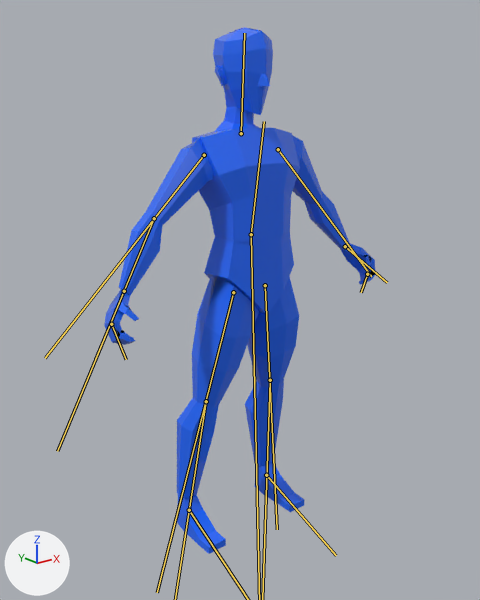
What one commit did to the glTF model assets/models/human_animated.glb.
The view is the same before and after, from a camera (50 mm lens) standing at (-1.429, -1.765, 1.61) and looking at (-0.013, 0.005, 0.902). Arrows for +X, +Y and +Z are at lower left; the lights stay in place. The older version comes first. The bones that change are drawn over the model as lines.

Objects in the first picture: 'PS1'.
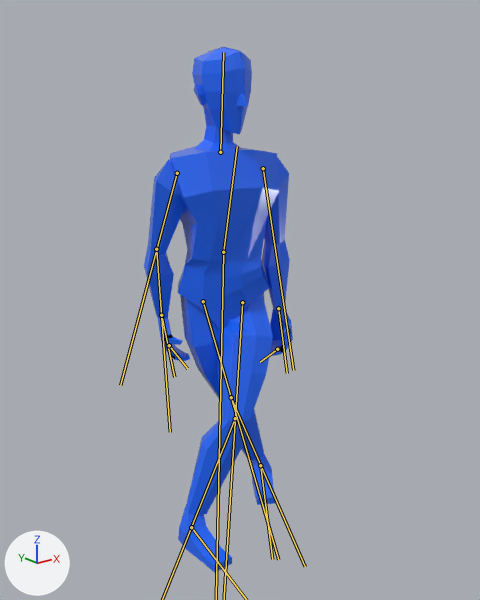
The newer file adds an action. The first version stands in its rest pose; the second is drawn at frame 12 of the action 'WalkSidewaysR'.

Location of each change, [x1, y1, x2, y2] in pixels of the pictures (480 x 600 px):
```json
{"object": "PS1", "change": "posed", "before": [104, 27, 376, 554], "after": [144, 47, 293, 573], "on screen": "45% narrower"}
{"bone": "DEF_SPINE", "before": "(251, 234) to (264, 121)", "after": "(223, 252) to (237, 146)"}
{"bone": "DEF_NECK", "before": "(241, 133) to (244, 33)", "after": "(220, 152) to (223, 52)"}
{"bone": "DEF_ARM.L", "before": "(278, 149) to (371, 276)", "after": "(263, 168) to (293, 370)"}
{"bone": "DEF_HAND.L", "before": "(345, 246) to (387, 282)", "after": "(278, 308) to (287, 373)"}
{"bone": "DEF_FINGERS_02.L", "before": "(367, 274) to (361, 292)", "after": "(277, 349) to (260, 362)"}
{"bone": "DEF_ARM.R", "before": "(204, 155) to (45, 358)", "after": "(177, 173) to (120, 385)"}
{"bone": "DEF_FOREARM.R", "before": "(154, 218) to (57, 451)", "after": "(156, 249) to (170, 432)"}
{"bone": "DEF_HAND.R", "before": "(124, 291) to (95, 359)", "after": "(161, 315) to (174, 377)"}
{"bone": "DEF_FINGERS_01.R", "before": "(111, 324) to (126, 359)", "after": "(169, 345) to (187, 368)"}
{"bone": "DEF_LEG.R", "before": "(233, 292) to (157, 592)", "after": "(203, 301) to (278, 559)"}
```

Edits to the scene script, one JSON object a line:
```json
{"block": "bone_def_hips", "where": "bone_def_hips = bpy.data.objects['Armature_PS1'].pose.bones['DEF_HIPS']  # child of 'ROOT'"}
{"op": "set", "path": "bone_def_hips.location", "old": "(0.0, 0.0, 0.0)", "new": "(-0.2, 0.18, 0.22)"}
{"op": "set", "path": "bone_def_hips.rotation_quaternion", "old": "(1.0, 0.0, 0.0, 0.0)", "new": "(0.938, 0.076, 0.338, 0.004)", "note": "degrees (0, 0, 0) -> degrees (11, 39, 4)"}
{"block": "bone_def_spine", "where": "bone_def_spine = bpy.data.objects['Armature_PS1'].pose.bones['DEF_SPINE']  # child of 'ROOT'"}
{"op": "set", "path": "bone_def_spine.location", "old": "(0.0, 0.0, 0.0)", "new": "(0.2, -0.22, 0.17)"}
{"op": "set", "path": "bone_def_spine.rotation_quaternion", "old": "(1.0, 0.0, 0.0, 0.0)", "new": "(0.993, -0.062, -0.1, -0.023)", "note": "degrees (0, 0, 0) -> degrees (-7, -12, -2)"}
{"block": "bone_def_neck", "where": "bone_def_neck = bpy.data.objects['Armature_PS1'].pose.bones['DEF_NECK']  # child of 'DEF_CHEST'"}
{"op": "set", "path": "bone_def_neck.rotation_quaternion", "old": "(1.0, 0.0, 0.0, 0.0)", "new": "(0.993, 0.062, 0.102, 0.013)", "note": "degrees (0, 0, 0) -> degrees (7, 12, 2)"}
{"block": "bone_def_arm_l", "where": "bone_def_arm_l = bpy.data.objects['Armature_PS1'].pose.bones['DEF_ARM.L']  # child of 'DEF_SHOULDER.L'"}
{"op": "set", "path": "bone_def_arm_l.rotation_quaternion", "old": "(1.0, 0.0, 0.0, 0.0)", "new": "(0.952, 0.297, 0.015, 0.067)", "note": "degrees (0, 0, 0) -> degrees (35, -1, 8)"}
{"block": "bone_def_hand_l", "where": "bone_def_hand_l = bpy.data.objects['Armature_PS1'].pose.bones['DEF_HAND.L']  # child of 'DEF_FOREARM.L'"}
{"op": "set", "path": "bone_def_hand_l.rotation_quaternion", "old": "(1.0, 0.0, 0.0, 0.0)", "new": "(0.995, 0.097, -0.019, -0.002)", "note": "degrees (0, 0, 0) -> degrees (11, -2, 0)"}
{"block": "bone_def_fingers_02_l", "where": "bone_def_fingers_02_l = bpy.data.objects['Armature_PS1'].pose.bones['DEF_FINGERS_02.L']  # child of 'DEF_FINGERS_01.L'"}
{"op": "set", "path": "bone_def_fingers_02_l.rotation_quaternion", "old": "(1.0, 0.0, 0.0, 0.0)", "new": "(0.993, 0.0, 0.0, 0.118)", "note": "degrees (0, 0, 0) -> degrees (0, 0, 14)"}
{"block": "bone_def_arm_r", "where": "bone_def_arm_r = bpy.data.objects['Armature_PS1'].pose.bones['DEF_ARM.R']  # child of 'DEF_SHOULDER.R'"}
{"op": "set", "path": "bone_def_arm_r.rotation_quaternion", "old": "(1.0, 0.0, 0.0, 0.0)", "new": "(0.961, 0.274, 0.019, 0.027)", "note": "degrees (0, 0, 0) -> degrees (32, 1, 4)"}
{"block": "bone_def_forearm_r", "where": "bone_def_forearm_r = bpy.data.objects['Armature_PS1'].pose.bones['DEF_FOREARM.R']  # child of 'DEF_ARM.R'"}
{"op": "set", "path": "bone_def_forearm_r.rotation_quaternion", "old": "(1.0, 0.0, 0.0, 0.0)", "new": "(0.994, 0.069, -0.021, 0.077)", "note": "degrees (0, 0, 0) -> degrees (8, -3, 9)"}
{"block": "bone_def_hand_r", "where": "bone_def_hand_r = bpy.data.objects['Armature_PS1'].pose.bones['DEF_HAND.R']  # child of 'DEF_FOREARM.R'"}
{"op": "set", "path": "bone_def_hand_r.rotation_quaternion", "old": "(1.0, 0.0, 0.0, 0.0)", "new": "(0.994, 0.106, 0.017, -0.005)", "note": "degrees (0, 0, 0) -> degrees (12, 2, 0)"}
{"block": "bone_def_fingers_01_r", "where": "bone_def_fingers_01_r = bpy.data.objects['Armature_PS1'].pose.bones['DEF_FINGERS_01.R']  # child of 'DEF_HAND.R'"}
{"op": "set", "path": "bone_def_fingers_01_r.rotation_quaternion", "old": "(1.0, 0.0, 0.0, 0.0)", "new": "(0.98, 0.0, 0.0, -0.201)", "note": "degrees (0, 0, 0) -> degrees (0, 0, -23)"}
{"block": "bone_def_leg_l", "where": "bone_def_leg_l = bpy.data.objects['Armature_PS1'].pose.bones['DEF_LEG.L']  # child of 'ROOT'"}
{"op": "set", "path": "bone_def_leg_l.location", "old": "(0.0, 0.0, 0.0)", "new": "(-0.11, 0.16, -0.23)"}
{"op": "set", "path": "bone_def_leg_l.rotation_quaternion", "old": "(1.0, 0.0, 0.0, 0.0)", "new": "(0.931, -0.23, 0.109, -0.26)", "note": "degrees (0, 0, 0) -> degrees (-29, 5, -32)"}
{"op": "set", "path": "bone_def_leg_l.scale", "old": "(1.0, 1.0, 1.0)", "new": "(1.01, 0.97, 1.01)"}
{"block": "bone_def_shin_l", "where": "bone_def_shin_l = bpy.data.objects['Armature_PS1'].pose.bones['DEF_SHIN.L']  # child of 'DEF_LEG.L'"}
{"op": "set", "path": "bone_def_shin_l.rotation_quaternion", "old": "(1.0, 0.0, 0.0, 0.0)", "new": "(0.969, -0.003, -0.003, 0.247)", "note": "degrees (0, 0, 0) -> degrees (0, 0, 29)"}
{"op": "set", "path": "bone_def_shin_l.scale", "old": "(1.0, 1.0, 1.0)", "new": "(1.01, 0.99, 1.0)"}
{"block": "bone_def_foot_l", "where": "bone_def_foot_l = bpy.data.objects['Armature_PS1'].pose.bones['DEF_FOOT.L']  # child of 'DEF_SHIN.L'"}
{"op": "set", "path": "bone_def_foot_l.rotation_quaternion", "old": "(1.0, 0.0, 0.0, 0.0)", "new": "(0.963, 0.227, 0.142, -0.013)", "note": "degrees (0, 0, 0) -> degrees (27, 16, 2)"}
{"op": "set", "path": "bone_def_foot_l.scale", "old": "(1.0, 1.0, 1.0)", "new": "(1.02, 0.99, 0.99)"}
{"block": "bone_def_leg_r", "where": "bone_def_leg_r = bpy.data.objects['Armature_PS1'].pose.bones['DEF_LEG.R']  # child of 'ROOT'"}
{"op": "set", "path": "bone_def_leg_r.location", "old": "(0.0, 0.0, 0.0)", "new": "(0.39, 0.25, 0.05)"}
{"op": "set", "path": "bone_def_leg_r.rotation_quaternion", "old": "(1.0, 0.0, 0.0, 0.0)", "new": "(0.944, -0.241, 0.221, 0.053)", "note": "degrees (0, 0, 0) -> degrees (-29, 26, 0)"}
{"op": "set", "path": "bone_def_leg_r.scale", "old": "(1.0, 1.0, 1.0)", "new": "(1.01, 0.98, 1.01)"}
{"block": "bone_def_shin_r", "where": "bone_def_shin_r = bpy.data.objects['Armature_PS1'].pose.bones['DEF_SHIN.R']  # child of 'DEF_LEG.R'"}
{"op": "set", "path": "bone_def_shin_r.rotation_quaternion", "old": "(1.0, 0.0, 0.0, 0.0)", "new": "(0.989, -0.003, 0.003, -0.15)", "note": "degrees (0, 0, 0) -> degrees (0, 0, -17)"}
{"block": "bone_def_foot_r", "where": "bone_def_foot_r = bpy.data.objects['Armature_PS1'].pose.bones['DEF_FOOT.R']  # child of 'DEF_SHIN.R'"}
{"op": "set", "path": "bone_def_foot_r.rotation_quaternion", "old": "(1.0, 0.0, 0.0, 0.0)", "new": "(0.967, 0.127, -0.182, 0.121)", "note": "degrees (0, 0, 0) -> degrees (13, -23, 12)"}
{"op": "set", "path": "bone_def_foot_r.scale", "old": "(1.0, 1.0, 1.0)", "new": "(1.02, 0.99, 0.99)"}
```
